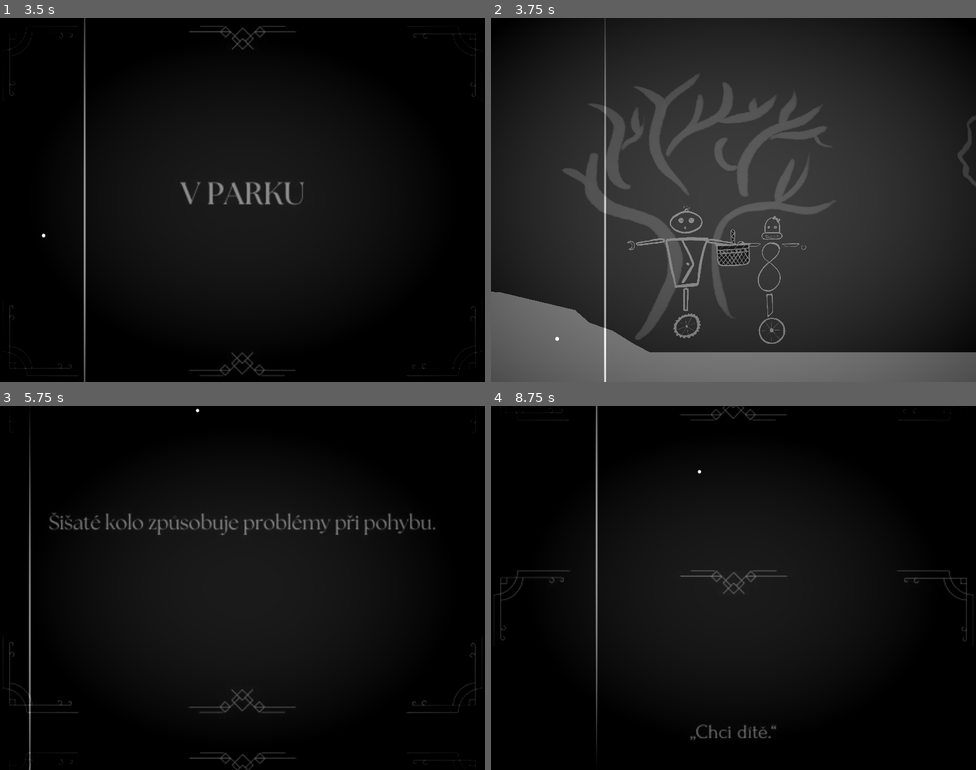
Above: before the commit, frames 1-4 (two rows, left to right).
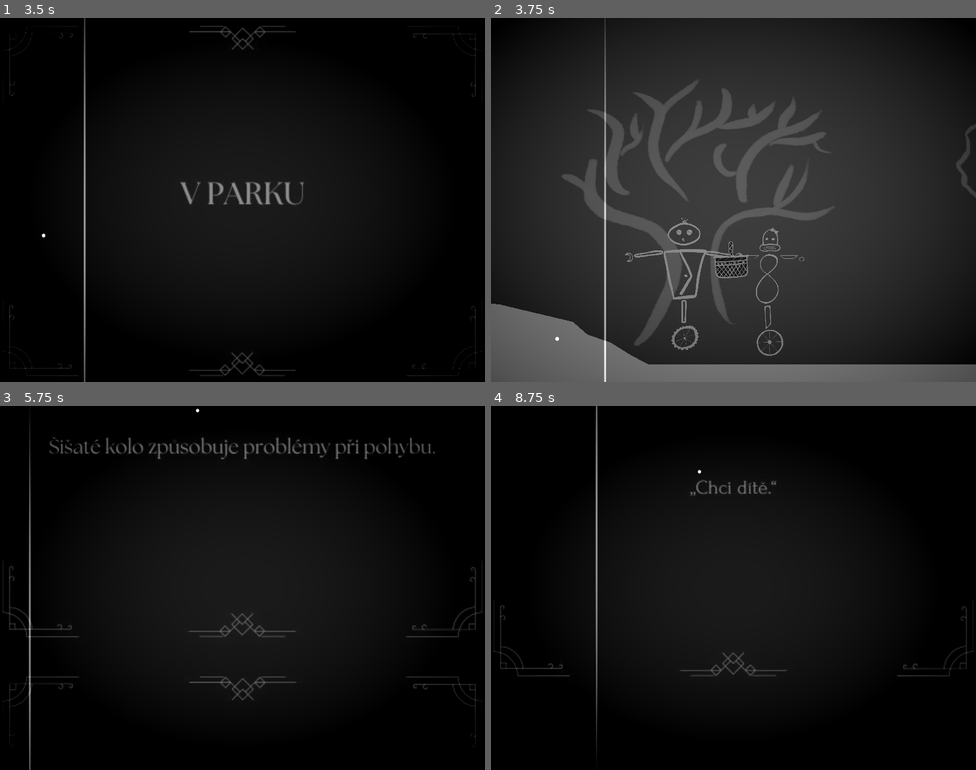
Above: after the commit, the same moments.

Repository: tombuben/KrehkeRobotickeSpoje
Game: Godot game, scene res://main_menu.tscn
Two runs of this game, one before a commit and one after it. Both use one fixed random seed, a clock stepped at 60 frames per second and the inputs below. Video files are missing from this copy of the repository; at most half a second of black plays in their place.
Inputs (mouse positions are in pixels of both pictures, inside the frame that each line leads up to):
- Up to frame 1 (3.5 s): move the mouse to (349, 181) at 0.52 s; hold D (Player1Right) 0.53-1.28 s; tap one key every 0.75 s from 0.6 s: K (Player2Down) J (Player2Left) L (Player2Right) I (Player2Up); move the mouse to (145, 218) at 1.27 s; hold S (Player1Down) 1.28-2.03 s; move the mouse to (291, 119) at 2.02 s; hold D (Player1Right) 2.03-2.78 s; move the mouse to (218, 272) at 2.77 s; hold W (Player1Up) from 2.78 s (still down)
- Up to frame 2 (3.75 s): move the mouse to (879, 254) at 3.52 s; release W (Player1Up) at 3.53 s; hold A (Player1Left) from 3.53 s (still down); hold C (SwitchCamera) from 3.53 s (still down)
- Up to frame 3 (5.75 s): move the mouse to (97, 533) at 4.27 s; release C (SwitchCamera) at 4.28 s; tap K (Player2Down) at 4.35 s; tap Enter at 5 s; move the mouse to (266, 588) at 5.02 s; release A (Player1Left) at 5.03 s; hold S (Player1Down) from 5.03 s (still down); tap J (Player2Left) at 5.1 s
- Up to frame 4 (8.75 s): move the mouse to (660, 497) at 5.77 s; release S (Player1Down) at 5.78 s; hold D (Player1Right) 5.78-6.53 s; tap one key every 0.75 s from 5.85 s: L (Player2Right) I (Player2Up) C (SwitchCamera) K (Player2Down); move the mouse to (840, 569) at 6.52 s; hold W (Player1Up) 6.53-7.28 s; move the mouse to (636, 606) at 7.27 s; hold D (Player1Right) 7.28-8.03 s; move the mouse to (782, 507) at 8.02 s; hold S (Player1Down) from 8.03 s (still down)

Frame 1 is identical in both runs. In frame 2, 9.6% of the frame differs, in the area x 0-100%, y 15-96%; in frame 3, 3.7%; in frame 4, 1.6%.

Commit message:
main menu mouse movement

Diff:
--- a/main_menu.gd
+++ b/main_menu.gd
@@ -11,4 +11,5 @@
 	pass
 
 func _input(event):
-	get_tree().change_scene_to_file("res://IntroVideo.tscn")
+	if !event is InputEventMouseMotion and !event is InputEventJoypadMotion:
+		get_tree().change_scene_to_file("res://IntroVideo.tscn")
